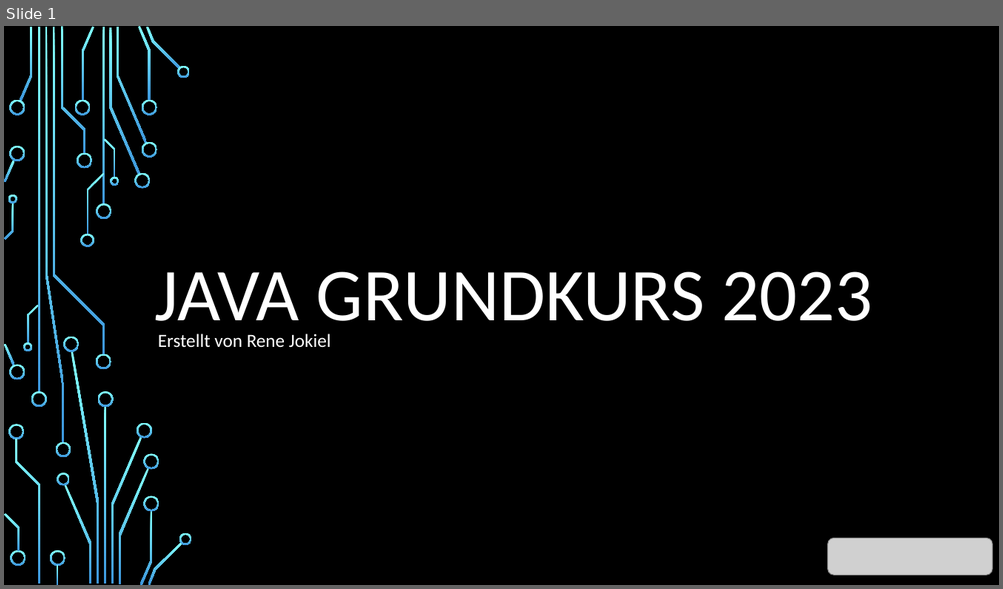
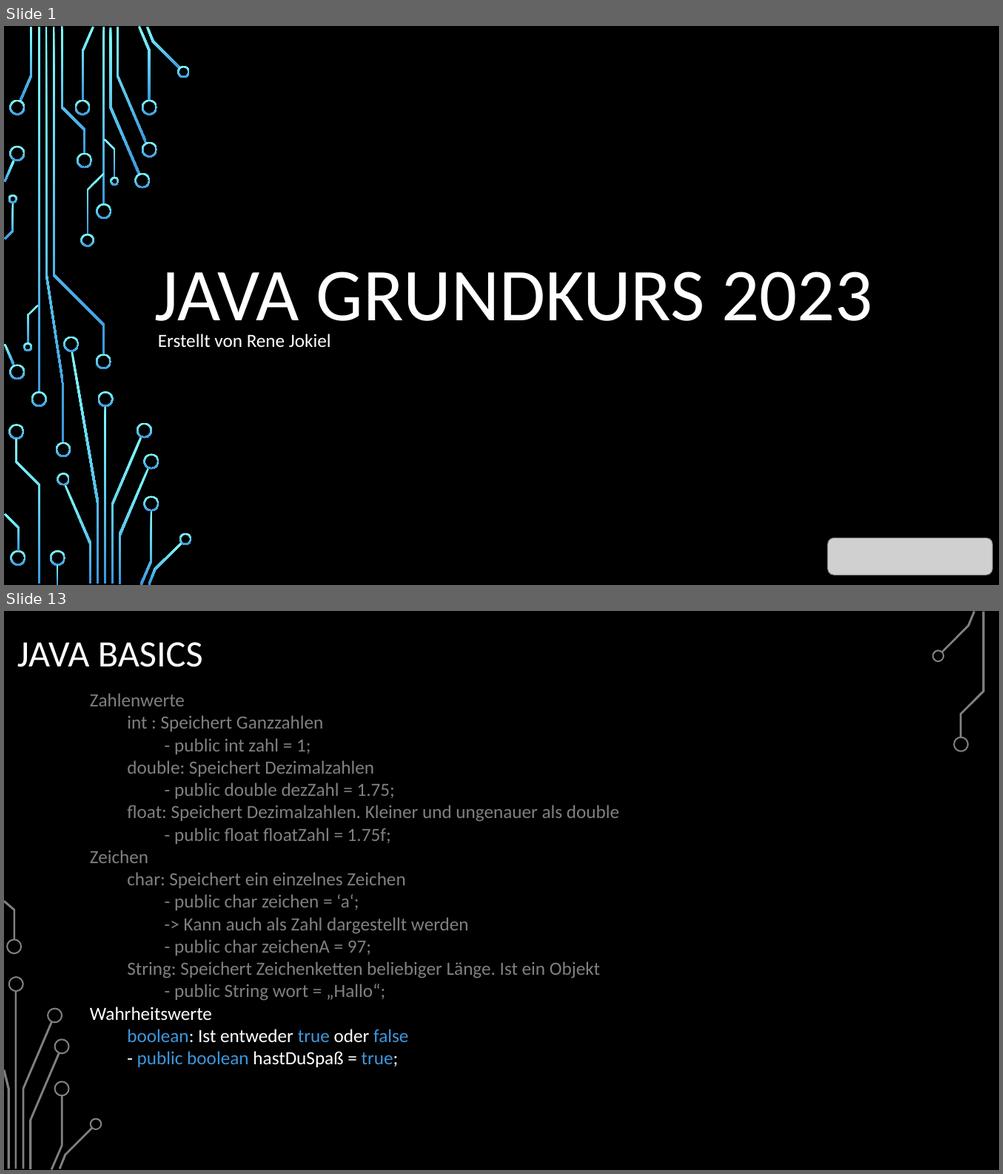
Before and after one commit to BelmontR/Java-Tutorial-Course, a slide deck: Java Grundkurs.pptx. Shown one above the other, each under a label of ours: slide 1 before the commit, slides 1 and 13 after it; the slides between them are not shown. The pictures are 1003x589 and 1003x1174 pixels, drawn with LibreOffice and Linux fonts; fonts in the diff are those of the drawing; grey boxes stand for pictures; background and template pictures are left out. Boxes give left, top, right and bottom in pixels: in the first picture for what was removed or moved away, otherwise in the second. Text is boxed around its words. In the diff, an @@ line names an element or a change of style, - is before the commit and + after.

```diff
--- a/Java Grundkurs.pptx
+++ b/Java Grundkurs.pptx
@@ slide 13 added at (4,611,999,1170), background picture (left out) @@
@@ freeform shape added at (941,611,976,652), fill #808080 @@
@@ freeform shape added at (960,612,984,738), fill #808080 @@
@@ title added at (17,642,203,667), 36 pt, text #FFFFFF @@
+JAVA BASICS
@@ freeform shape added at (931,649,944,663), fill #808080 @@
@@ text added at (90,693,619,1068), 18 pt, text #808080 @@
+Zahlenwerte
+int : Speichert Ganzzahlen
+- public int zahl = 1;
+double: Speichert Dezimalzahlen
+- public double dezZahl = 1.75;
+float: Speichert Dezimalzahlen. Kleiner und ungenauer als double
+- public float floatZahl = 1.75f;
+Zeichen
+char: Speichert ein einzelnes Zeichen
+- public char zeichen = ‘a‘;
+-> Kann auch als Zahl dargestellt werden
+- public char zeichenA = 97;
+String: Speichert Zeichenketten beliebiger Länge. Ist ein Objekt
+- public String wort = „Hallo“;
+Wahrheitswerte
+boolean: Ist entweder true oder false
+- public boolean hastDuSpaß = true;
@@ freeform shape added at (953,736,969,752), fill #808080 @@
@@ freeform shape added at (4,900,15,940), fill #808080 @@
@@ freeform shape added at (6,940,22,955), fill #808080 @@
@@ freeform shape added at (8,977,24,992), fill #808080 @@
@@ rectangle added at (15,991,17,1170), fill #808080 @@
@@ freeform shape added at (47,1008,63,1024), fill #808080 @@
@@ freeform shape added at (22,1022,52,1169), fill #808080 @@
@@ freeform shape added at (29,1054,60,1170), fill #808080 @@
@@ freeform shape added at (54,1039,70,1055), fill #808080 @@
@@ freeform shape added at (4,1070,9,1169), fill #808080 @@
@@ freeform shape added at (51,1096,63,1170), fill #808080 @@
@@ freeform shape added at (54,1081,70,1096), fill #808080 @@
@@ freeform shape added at (90,1119,102,1130), fill #808080 @@
@@ freeform shape added at (59,1128,93,1170), fill #808080 @@
```
Also in this commit, not shown: 9 slides changed, 43 other slides added, 2 other files.
